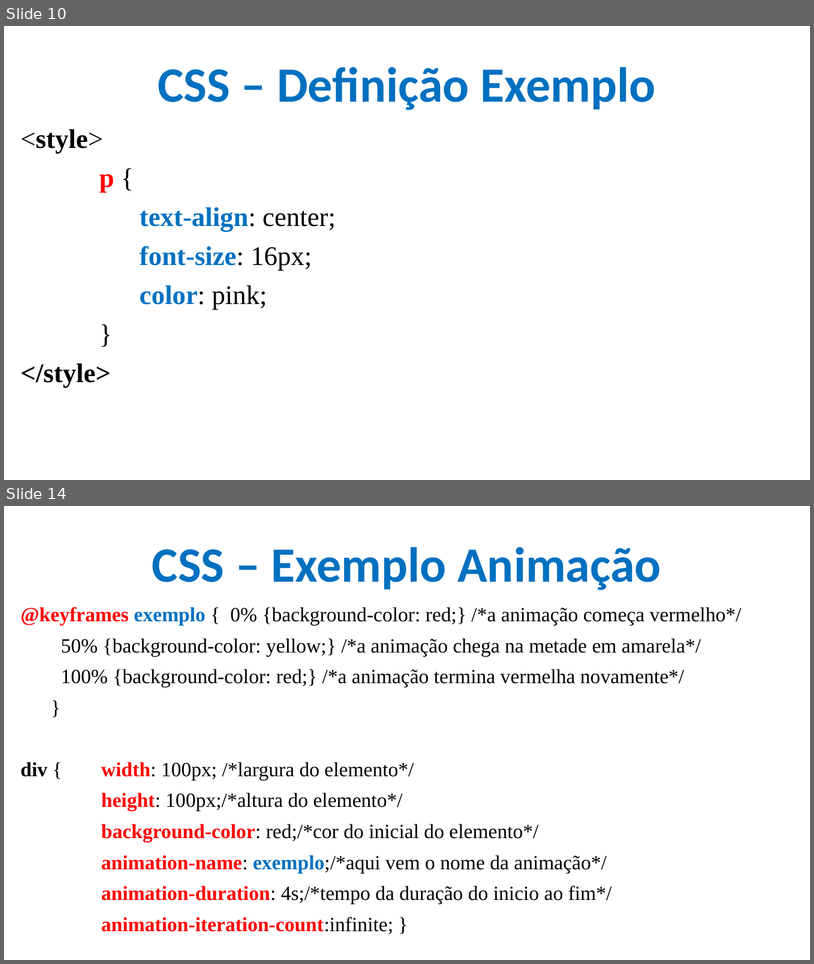
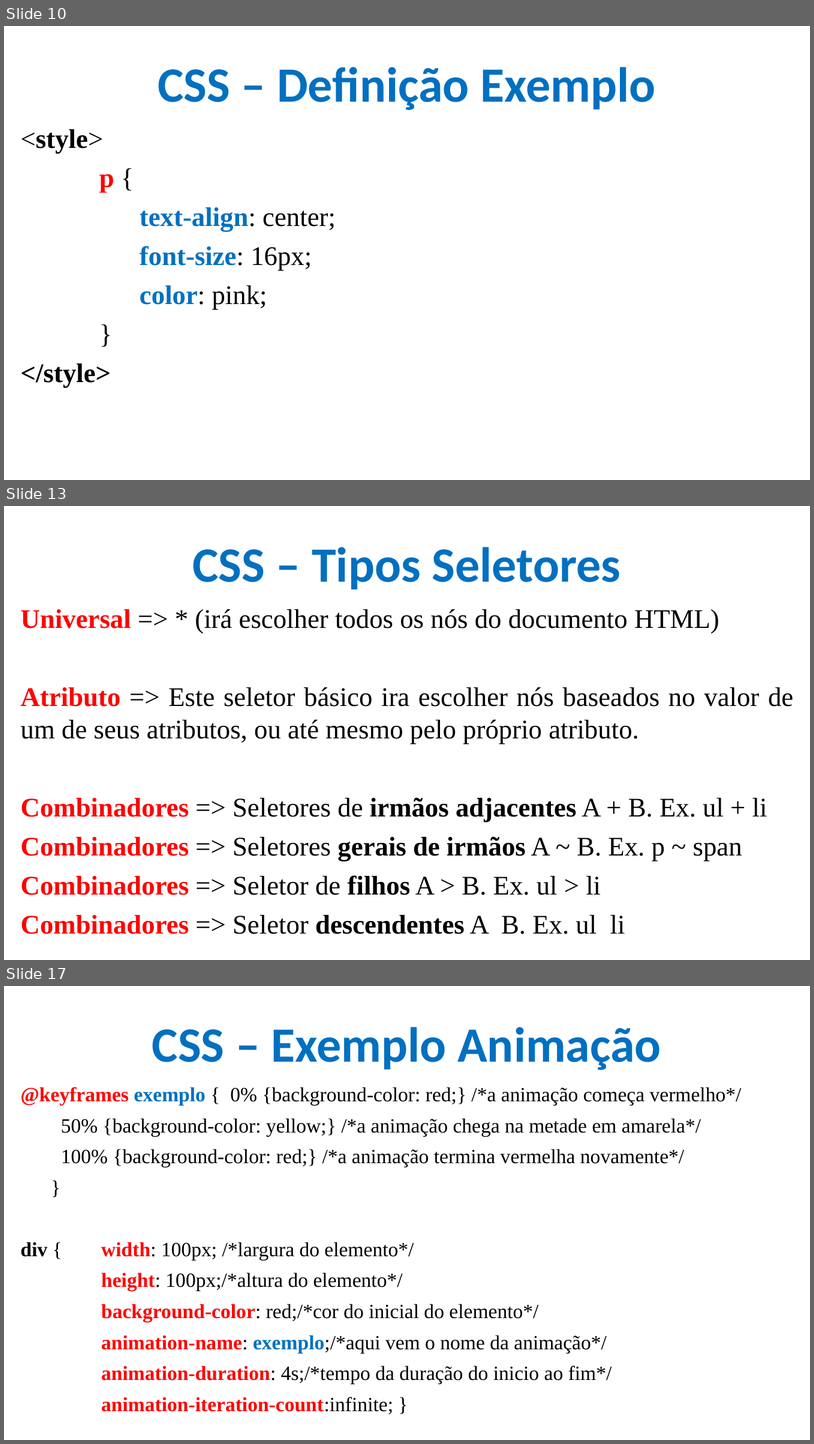
Before and after one commit to CloudEducationBrazil/WydenDesenvolvimentoWebPHP, a slide deck: 01 Classes/Aula 05 e 06 Desenvolvimento Web - CSS.pptx. Shown one above the other, each under a label of ours: slides 10 and 14 before the commit, slides 10, 13 and 17 after it; the slides between them are not shown. The pictures are 814x964 and 814x1444 pixels, drawn with LibreOffice and Linux fonts; fonts in the diff are those of the drawing; background and template pictures are left out. Boxes give left, top, right and bottom in pixels: in the first picture for what was removed or moved away, otherwise in the second. Text is boxed around its words. In the diff, an @@ line names an element or a change of style, - is before the commit and + after.

```diff
--- a/01 Classes/Aula 05 e 06 Desenvolvimento Web - CSS.pptx
+++ b/01 Classes/Aula 05 e 06 Desenvolvimento Web - CSS.pptx
@@ slide 13 added at bbox=[4, 506, 810, 960], background picture (left out) @@
@@ title added at bbox=[192, 547, 621, 589], 44 pt, text #0070C0, bold @@
+CSS – Tipos Seletores
@@ text added at bbox=[21, 609, 794, 934], 24 pt, text #000000 @@
+Universal => * (irá escolher todos os nós do documento HTML)
+Atributo => Este seletor básico ira escolher nós baseados no valor de um de seus atributos, ou até mesmo pelo próprio atributo.
+Combinadores => Seletores de irmãos adjacentes A + B. Ex. ul + li
+Combinadores => Seletores gerais de irmãos A ~ B. Ex. p ~ span
+Combinadores => Seletor de filhos A > B. Ex. ul > li
+Combinadores => Seletor descendentes A B. Ex. ul li
@@ what was slide 14 is now slide 17 @@
```
Also in this commit, not shown: 7 slides changed, 32 other slides added, 1 slide removed, 1 other file.
